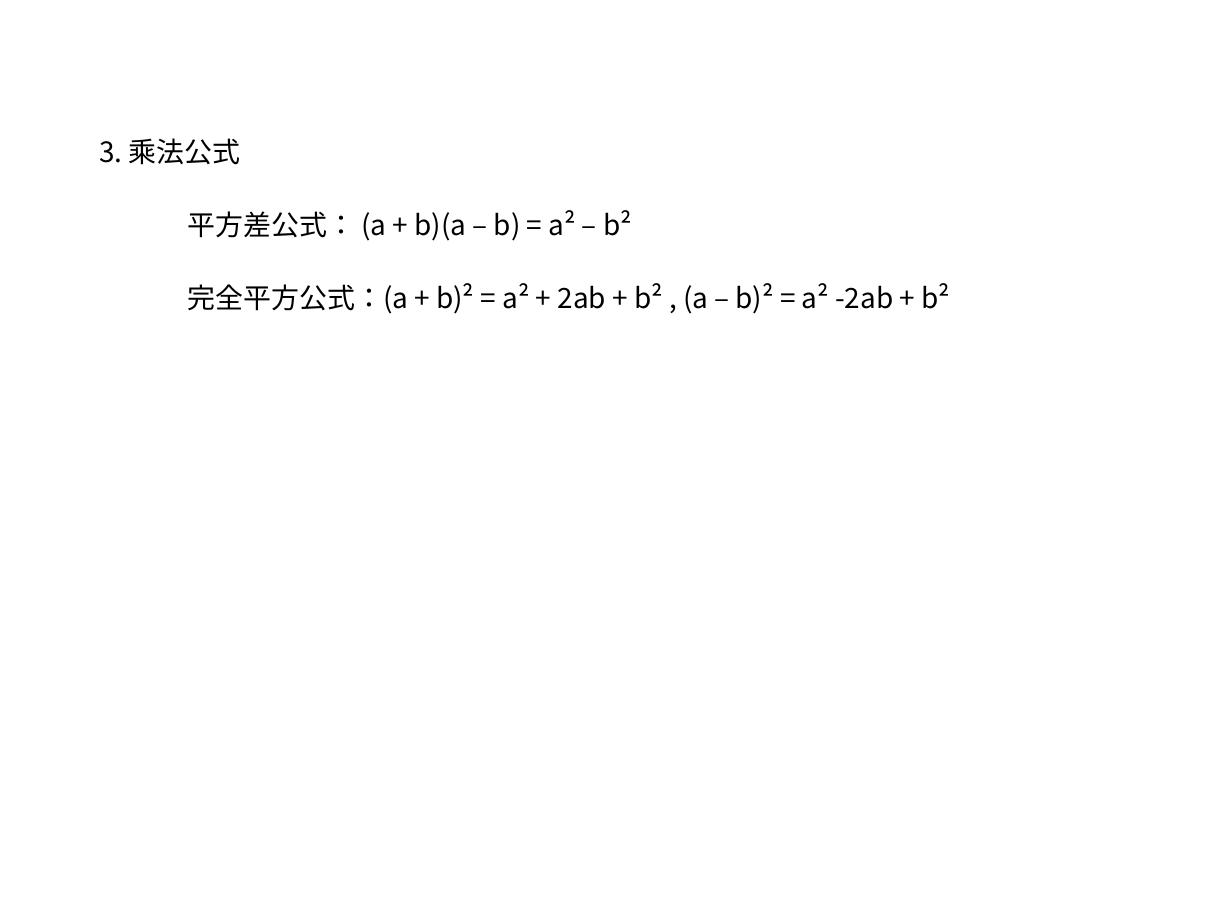
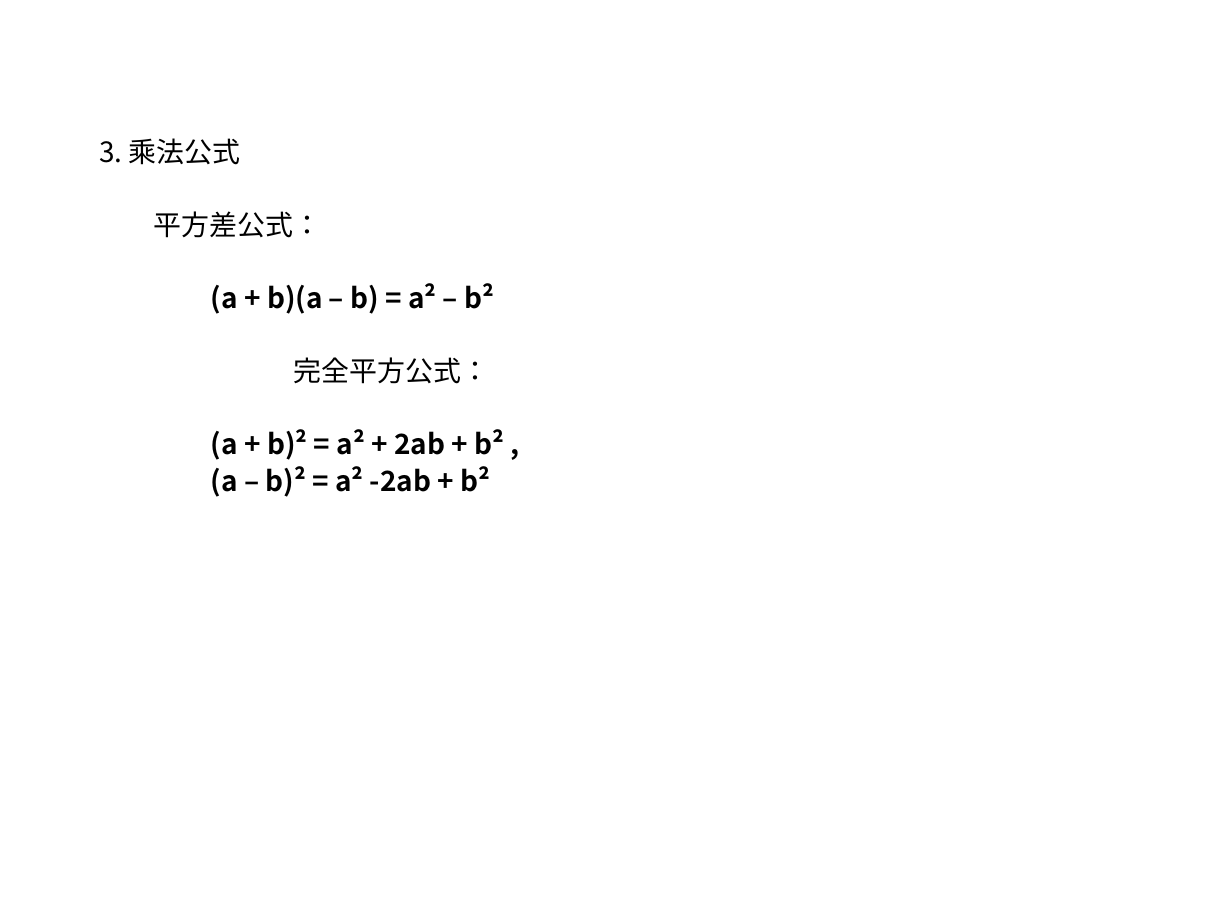
Before and after one commit to ericzhang/english-math, a slide deck: slide 5 of math/grade-8-上/8上数学人教版-unit-16-整式的乘法.ppt (slide 3 before the commit). Drawn at 1232x924 pixels with LibreOffice and Linux fonts; fonts in the diff are those of the drawing. Boxes give left, top, right and bottom in pixels: in the first picture for what was removed or moved away, otherwise in the second. Text is boxed around its words. In the diff, an @@ line names an element or a change of style, - is before the commit and + after.

```diff
--- a/math/grade-8-上/8上数学人教版-unit-16-整式的乘法.ppt
+++ b/math/grade-8-上/8上数学人教版-unit-16-整式的乘法.ppt
@@ text at <box>154,211,504,497</box>: text changed; bold on @@
-平方差公式： (a + b)(a – b) = a² – b²
-完全平方公式：(a + b)² = a² + 2ab + b² , (a – b)² = a² -2ab + b²
+平方差公式：
+    (a + b)(a – b) = a² – b²
+完全平方公式：
+    (a + b)² = a² + 2ab + b² ,
+    (a – b)² = a² -2ab + b²
```
Also in this commit, not shown: 2 other slides changed, 5 slides added, 9 other files.
